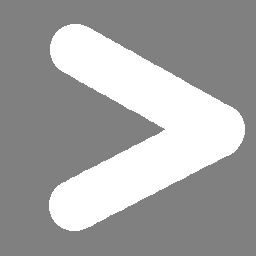
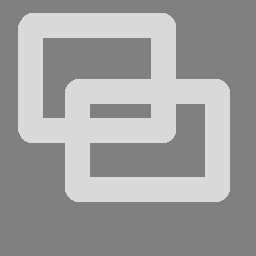
Layers edited between the first and the second 256×256 image:
added layer "PlayerControls #3" (70%) above "Close" over 18, 13, 230, 202
hid "Ebene #7" over 49, 24, 245, 231
